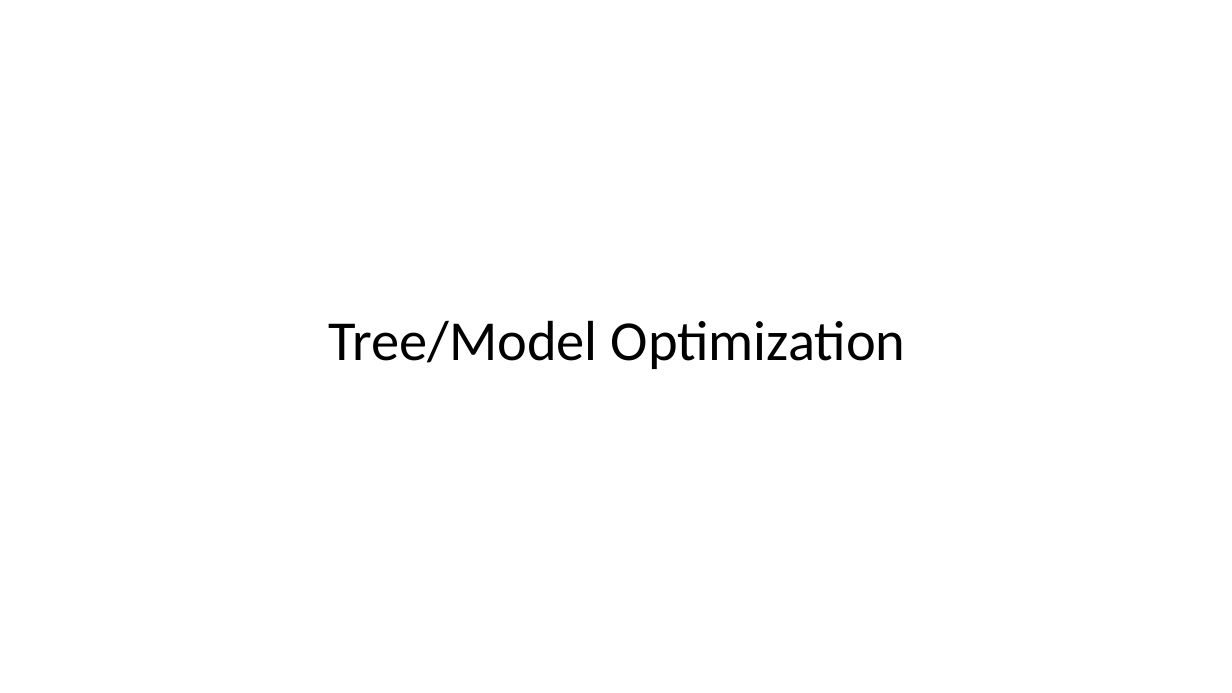
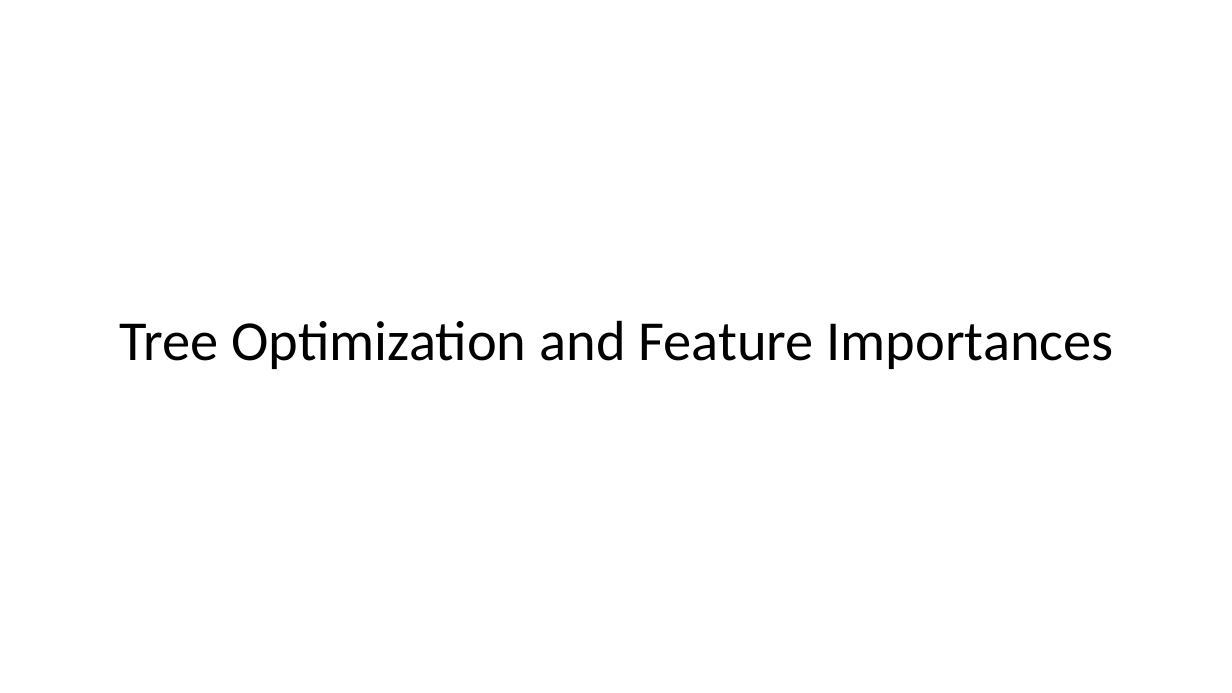
Before and after one commit to silburt/RF_DeepDive, a slide deck: slide 22 of presentation.pptx. Drawn at 1232x693 pixels with LibreOffice and Linux fonts; fonts in the diff are those of the drawing. Boxes give left, top, right and bottom in pixels: in the first picture for what was removed or moved away, otherwise in the second. Text is boxed around its words. In the diff, an @@ line names an element or a change of style, - is before the commit and + after.

```diff
--- a/presentation.pptx
+++ b/presentation.pptx
@@ title at <box>120,320,1113,369</box>: text changed @@
-Tree/Model Optimization
+Tree Optimization and Feature Importances
```
Also in this commit, not shown: 6 other slides changed, 4 slides added, 4 other files.
